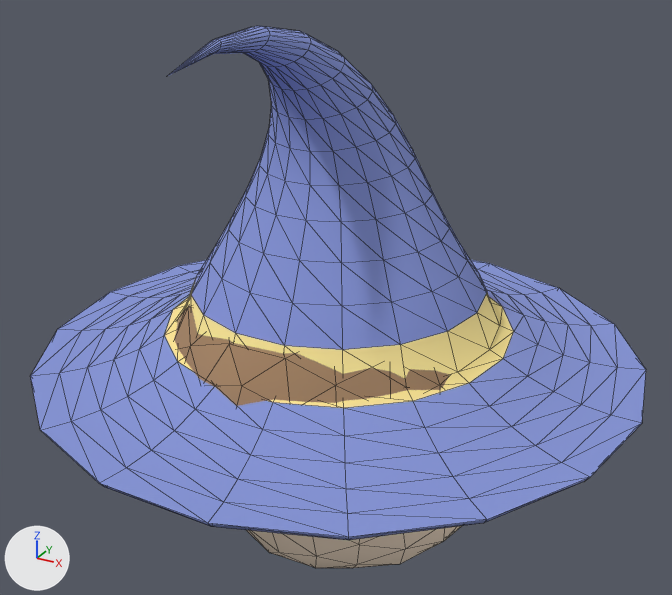
The glTF model assets/models/player_head.glb, before and after one commit.
Before and after are seen from a 50 mm lens placed at (0.506, -0.948, 0.839), pointed at (-0.006, -0.016, 0.373). Lighting does not change. The marker at lower left points along +X, +Y and +Z. The first picture is the older version. Mesh edges are drawn as thin lines. Vertices at exactly the same position are counted once.

Objects in the first picture: 'player_head'.
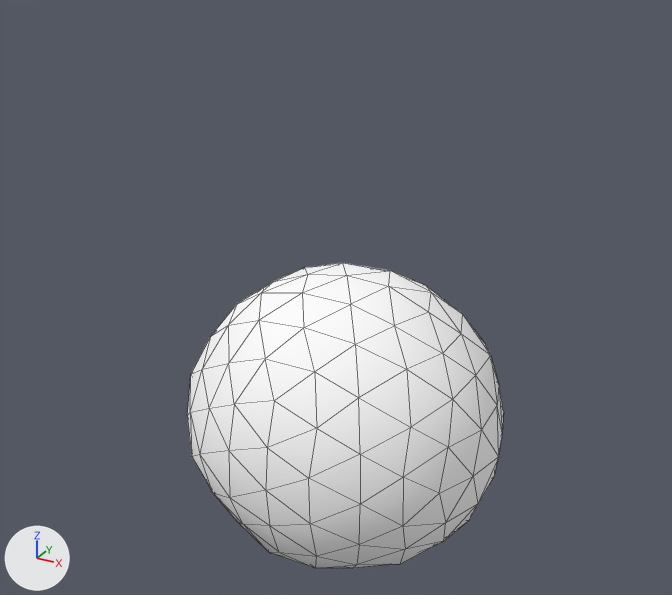
Pixel boxes [x1, y1, x2, y2] of what changed, in the pictures (672 x 595 px):
```json
{"object": "player_head", "change": "reshaped", "before": [30, 26, 646, 568], "after": [187, 263, 504, 568], "on screen": "48% narrower, 44% shorter"}
{"part": 1, "of": "me_player_head", "change": "deleted", "before": [30, 26, 646, 540]}
{"part": 2, "of": "me_player_head", "change": "deleted", "before": [174, 305, 449, 406]}
{"part": 3, "of": "me_player_head", "change": "recoloured", "before": [247, 526, 462, 568], "after": [187, 263, 504, 568], "on screen": "beige to white"}
```

The change, as JSON lines over the scene's bpy script:
```json
{"block": "me_player_head", "where": "# used by ob_player_head; location = (0.0, 0.0, 0.0)"}
{"op": "remove", "block": "me_player_head", "code": "me_player_head.from_pydata(...)  # 877 vertices, 1718 faces; spans x -0.376..0.376, y -0.39..0.35, z 0.0..0.719"}
{"op": "add", "block": "me_player_head", "code": "me_player_head.from_pydata(...)  # 288 vertices, 560 faces; spans x -0.212..0.213, y -0.197..0.23, z 0.0..0.399"}
{"block": "me_player_head", "change": "me_player_head part 1: the loose piece of 416 vertices spanning x -0.376..0.376, y -0.39..0.35, z 0.298..0.719 is deleted"}
{"block": "me_player_head", "change": "me_player_head part 2: the loose piece of 162 vertices spanning x -0.23..0.226, y -0.259..0.15, z 0.11..0.43 is deleted"}
{"block": "me_player_head", "change": "me_player_head part 3: 560 kept faces spanning x -0.212..0.213, y -0.197..0.23, z 0.0..0.399 get new vertex colours; the middle colour goes from beige #fae5ce to white #ffffff"}
{"block": "me_player_head", "change": "other edits to the shape of me_player_head do not show in these pictures"}
```
